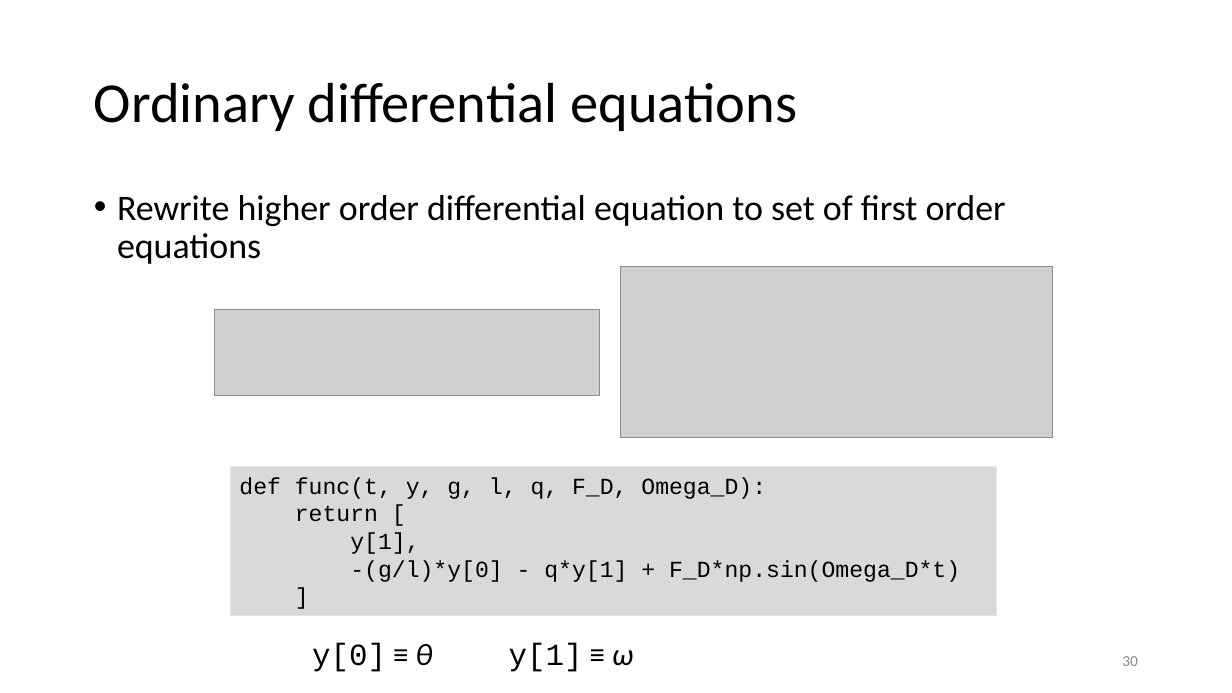
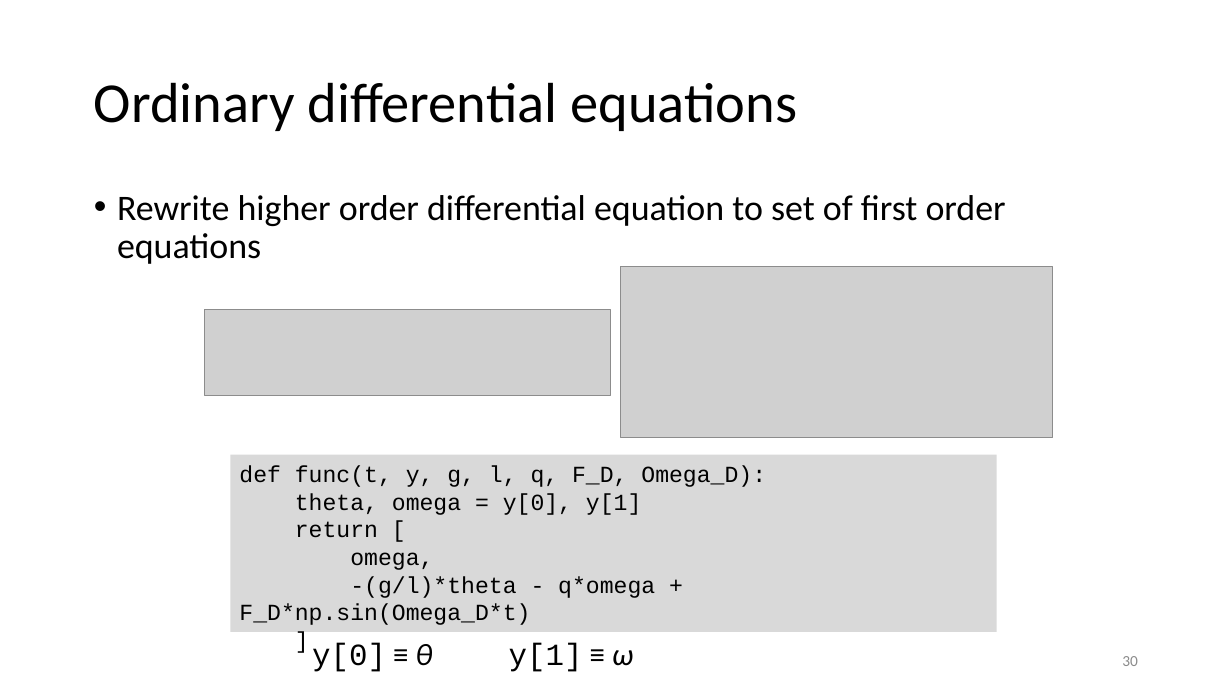
Before and after one commit to gjbex/Scientific-Python, a slide deck: slide 30 of scientific_python.pptx. Drawn at 1232x693 pixels with LibreOffice and Linux fonts; fonts in the diff are those of the drawing; grey boxes stand for pictures. Boxes give left, top, right and bottom in pixels: in the first picture for what was removed or moved away, otherwise in the second. Text is boxed around its words. In the diff, an @@ line names an element or a change of style, - is before the commit and + after.

```diff
--- a/scientific_python.pptx
+++ b/scientific_python.pptx
@@ picture: place and size @@
-picture at <box>215,310,600,396</box>
+picture at <box>205,310,611,396</box>
@@ rectangle "def func(t, y, g, l, ...": place and size @@
-rectangle "def func(t, y, g, l, ..." at <box>230,467,996,616</box>
+rectangle "def func(t, y, g, l, ..." at <box>230,455,996,632</box>
@@ text in rectangle at <box>295,493,641,515</box>: paragraph added @@
+theta, omega = y[0], y[1]
@@ text in rectangle at <box>239,552,655,625</box>: text changed @@
-y[1],
--(g/l)*y[0] - q*y[1] + F_D*np.sin(Omega_D*t)
+omega,
+-(g/l)*theta - q*omega + F_D*np.sin(Omega_D*t)
```
Also in this commit, not shown: 1 other slide changed.
